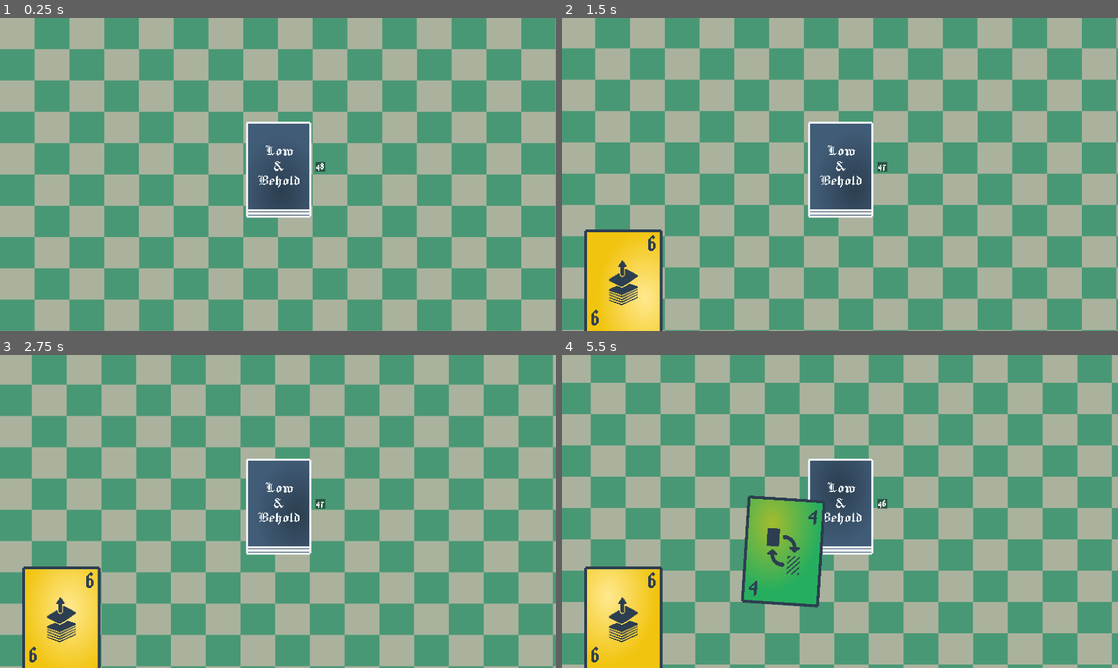
Above: before the commit, frames 1-4 (two rows, left to right).
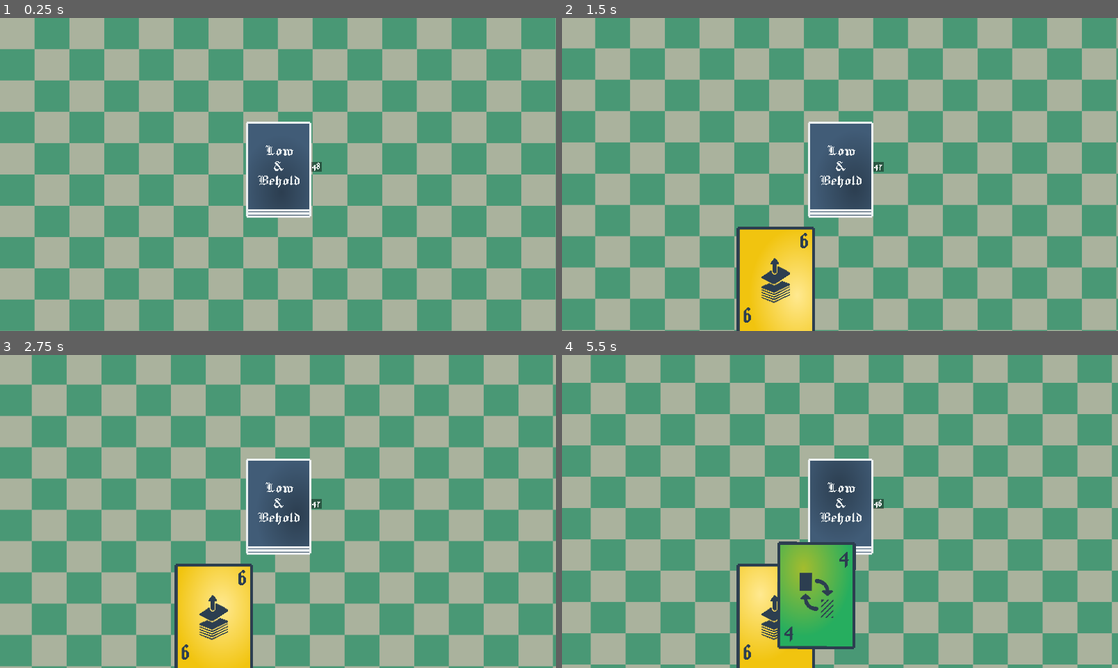
Above: after the commit, the same moments.

Repository: thomisfrank/low_and_behold
Game: Godot game, scene res://scenes/main.tscn
Same seed, same stepped clock (60 frames per second), same inputs: the game is played once before the commit and once after it.
Inputs (mouse positions are in pixels of both pictures, inside the frame that each line leads up to):
- Up to frame 1 (0.25 s): no input
- Up to frame 2 (1.5 s): move the mouse to (828, 149) at 0.52 s; click (828, 149) at 0.67 s; move the mouse to (728, 190) at 1.27 s; click (728, 190) at 1.42 s
- Up to frame 3 (2.75 s): tap Enter at 2 s; move the mouse to (333, 442) at 2.02 s; click (333, 442) at 2.17 s
- Up to frame 4 (5.5 s): tap Space at 2.75 s; move the mouse to (812, 574) at 2.77 s; click (812, 574) at 2.92 s; tap Enter at 3.5 s; move the mouse to (1006, 558) at 3.52 s; click (1006, 558) at 3.67 s; move the mouse to (673, 464) at 4.27 s; click (673, 464) at 4.42 s; move the mouse to (867, 511) at 5.02 s; click (867, 511) at 5.17 s

The runs differ from the first frame. In frame 1, less than 0.1% of the frame differs, in the area x 56-59%, y 46-50%; in frame 2, 9.3%; in frame 3, 9.3%; in frame 4, 15%, in the area x 4-59%, y 44-100%.

Commit message:
Fix card z-index layering system
- Changed _last_card_z_index from 0 to 10 to start with positive values
- Cards now get z_index values of 9, 8, 7, 6 instead of -1, -2, -3, -4
- This ensures cards appear above HandSlots (which have z_index 0, -20, -40, -60)
- Maintains proper left-to-right stacking order where leftmost card is on top
- Fixes gradient/text overlay issues caused by cards going behind hand slots

Diff:
--- a/scenes/deck.tscn
+++ b/scenes/deck.tscn
@@ -45,18 +45,18 @@
 
 [node name="ColorRect" type="ColorRect" parent="."]
 layout_mode = 0
-offset_left = 402.0
+offset_left = 371.0
 offset_top = 102.0
-offset_right = 485.0
+offset_right = 454.0
 offset_bottom = 183.0
 color = Color(0, 0, 0, 0.432)
 
 [node name="CardCountLabel" type="Label" parent="."]
 texture_filter = 1
 layout_mode = 0
-offset_left = 405.0
-offset_top = 84.0
-offset_right = 485.0
-offset_bottom = 185.0
+offset_left = 373.0
+offset_top = 83.0
+offset_right = 453.0
+offset_bottom = 184.0
 text = "48"
 label_settings = SubResource("LabelSettings_6rnap")
--- a/scenes/main.tscn
+++ b/scenes/main.tscn
@@ -12,9 +12,9 @@
 card_key = "TwoSwap"
 CardPosition = Vector2(960, 540)
 CardScale = Vector2(0.5, 0.5)
-card_draw_flip_duration = 0.3
-card_draw_move_duration = 0.5
-card_draw_rotation = 5.0
+card_draw_flip_duration = 0.2
+card_draw_move_duration = 0.2
+card_draw_rotation = 0.8
 metadata/_edit_horizontal_guides_ = [849.0, 190.0]
 
 [node name="backgrounds" parent="." instance=ExtResource("1_o5qli")]
--- a/scenes/player_hand.tscn
+++ b/scenes/player_hand.tscn
@@ -11,7 +11,7 @@
 grow_horizontal = 2
 grow_vertical = 2
 script = ExtResource("2_hand_script")
-slot_positions = Array[Vector2]([Vector2(162, 844), Vector2(412, 835), Vector2(630, 835), Vector2(866, 835)])
+slot_positions = Array[Vector2]([Vector2(688, 835), Vector2(805, 840), Vector2(912, 830), Vector2(1019, 835)])
 
 [node name="HandSlot1" parent="." instance=ExtResource("1_4moqc")]
 layout_mode = 1
--- a/scripts/GameManager.gd
+++ b/scripts/GameManager.gd
@@ -20,6 +20,12 @@
 @export var card_final_scale: Vector2 = Vector2(0.8, 0.8)
 
 var _hand_index: int = 0
+var _last_card_z_index: int = 10  # Track the z_index of the last placed card - start high so cards are above hand slots
+
+# Get the next z_index for a card (each new card goes behind the previous one)
+func get_next_card_z_index() -> int:
+	_last_card_z_index -= 1  # Each new card goes behind the previous one
+	return _last_card_z_index
 
 
 func _ready():
@@ -207,10 +213,11 @@
 # Called when card draw animation finishes
 func _on_card_animation_finished(animated_card: Control, _drawn_card_data: CustomCardData, _target_slot: Node):
 	# The animated card is already in the correct position and showing the right data
-	# Just make sure it's visible and lower its z_index so it doesn't stay on top
+	# Set proper z_index - each new card goes behind the previous one
 	if animated_card:
 		animated_card.visible = true
-		animated_card.z_index = 0  # Reset from the high z_index used during animation
-
-	if debug_logging:
-		print("[GM] Card animation finished and placed in hand slot")
+		animated_card.z_index = get_next_card_z_index()
+
+	if debug_logging:
+		var z_value = animated_card.z_index if animated_card else -1
+		print("[GM] Card animation finished and placed in hand slot with z_index: ", z_value)
